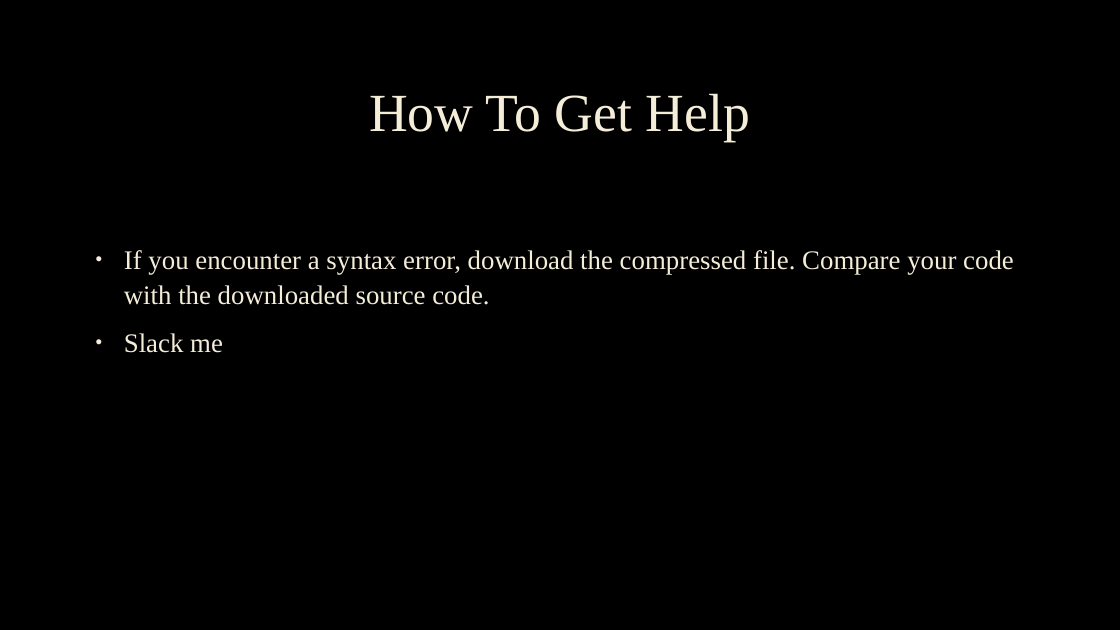
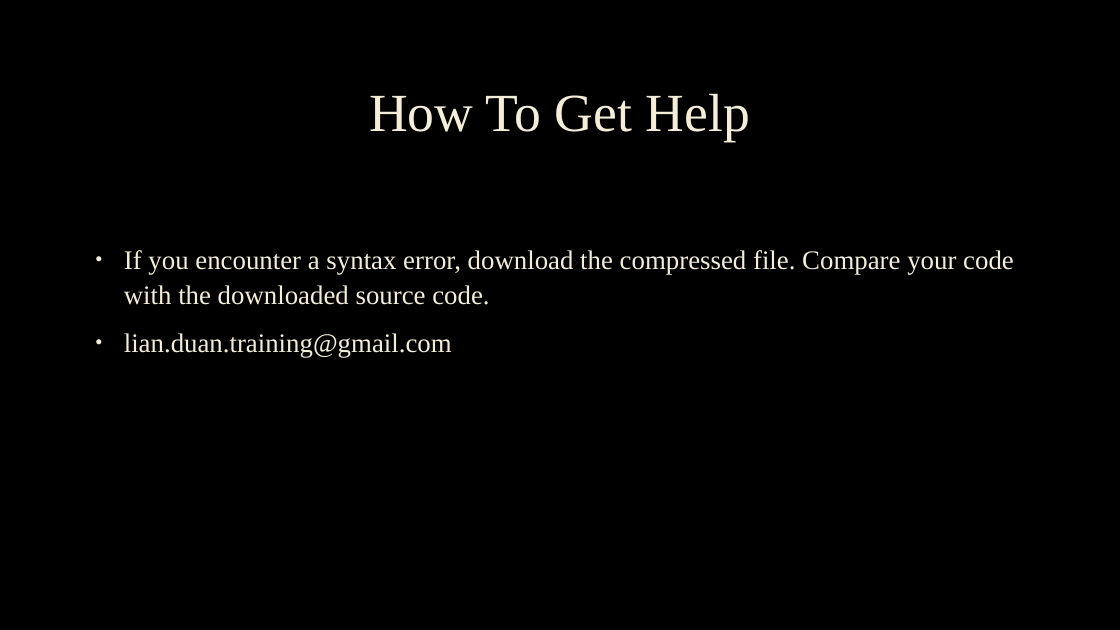
Before and after one commit to LianDuanTrain/DoctorEnglishVersion, a slide deck: slide 2 of 1/1-3 How To Get Help.pptx. Drawn at 1120x630 pixels with LibreOffice and Linux fonts; fonts in the diff are those of the drawing; background and template pictures are left out. Boxes give left, top, right and bottom in pixels: in the first picture for what was removed or moved away, otherwise in the second. Text is boxed around its words. In the diff, an @@ line names an element or a change of style, - is before the commit and + after.

```diff
--- a/1/1-3 How To Get Help.pptx
+++ b/1/1-3 How To Get Help.pptx
@@ text at bbox=[124, 333, 452, 358]: text changed @@
-• Slack me
+• lian.duan.training@gmail.com
```
Also in this commit, not shown: 2 other files.
